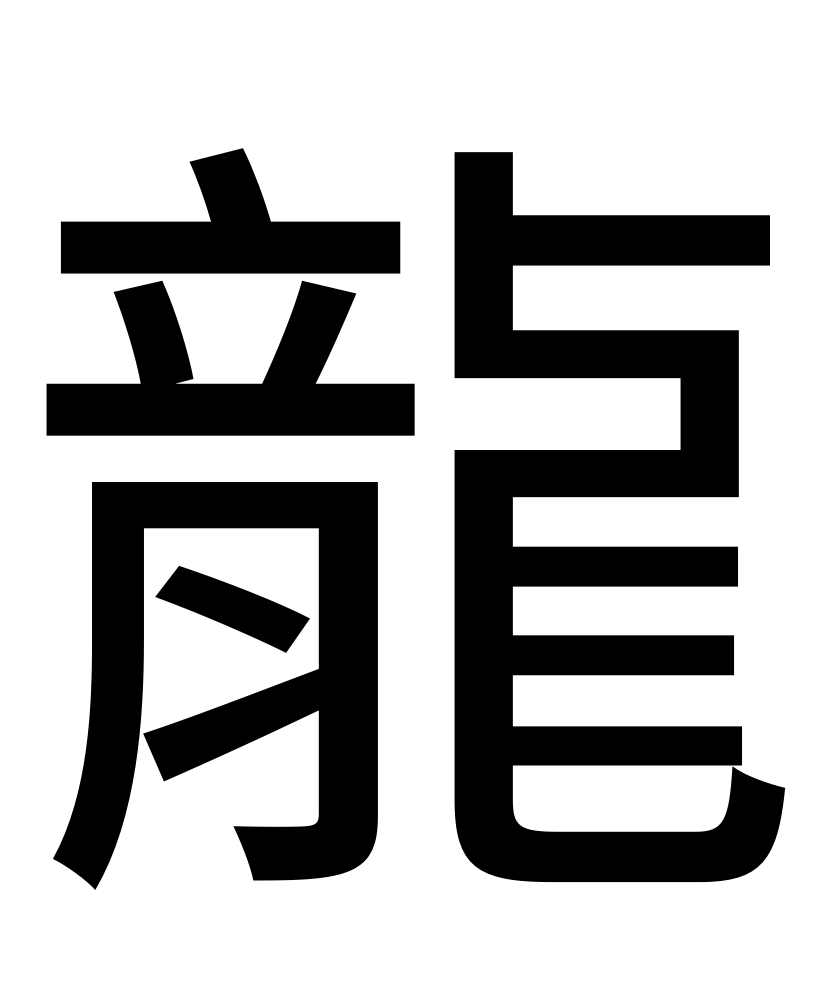
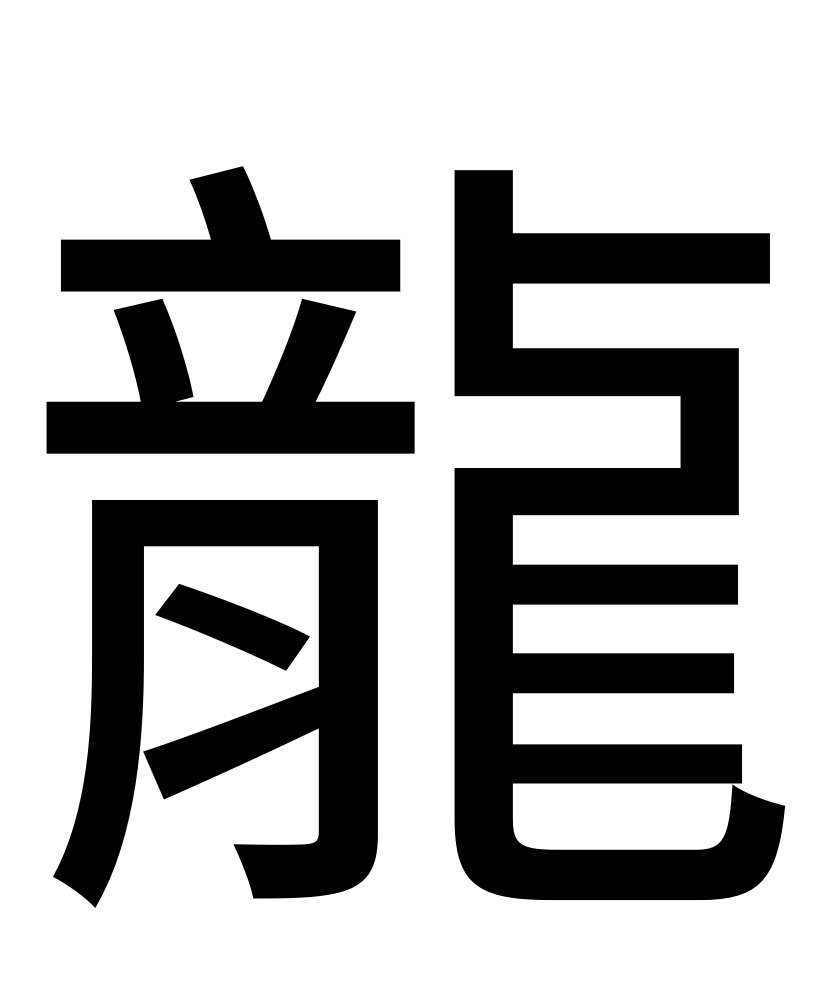
Before and after one commit to oscarsun72/PPTtoDoc_PowerPoint_xchg_Word, a slide deck: slide 2 of 字圖母片.pptm. Drawn at 818x1008 pixels with LibreOffice and Linux fonts; fonts in the diff are those of the drawing. Boxes give left, top, right and bottom in pixels: in the first picture for what was removed or moved away, otherwise in the second. Text is boxed around its words. In the diff, an @@ line names an element or a change of style, - is before the commit and + after.

```diff
--- a/字圖母片.pptm
+++ b/字圖母片.pptm
@@ text "龍" at box(14, 166, 813, 908): font Noto Sans CJK JP to Noto Sans CJK SC; vertical alignment middle to bottom @@
```
Also in this commit, not shown: 3 other files.
